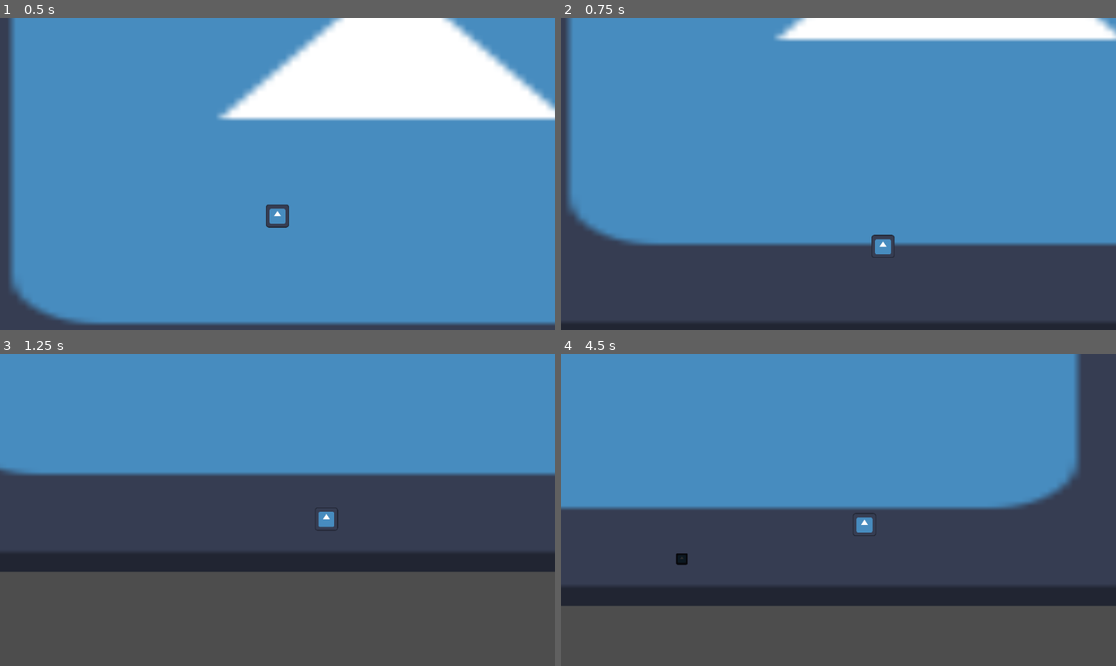
Above: before the commit, frames 1-4 (two rows, left to right).
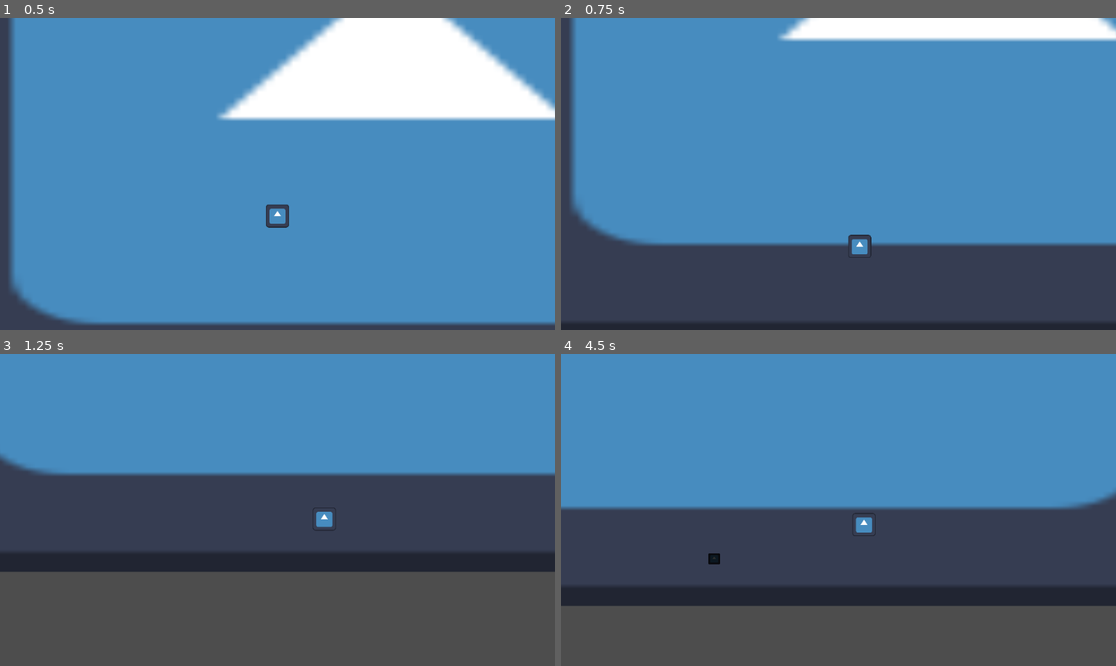
Above: after the commit, the same moments.

Repository: OTalDoPedrinho/-not-mine-story
Game: Godot game, scene res://cenas/cena_01.tscn
Same seed, same stepped clock (60 frames per second), same inputs: the game is played once before the commit and once after it. The engine's default icon, where the game draws it, is replaced by a stand-in: a white triangle on a blue panel in a dark square.
Inputs (mouse positions are in pixels of both pictures, inside the frame that each line leads up to):
- Up to frame 1 (0.5 s): no input
- Up to frame 2 (0.75 s): move the mouse to (960, 158) at 0.52 s; hold D (right) from 0.53 s (still down); tap Shift (dash) at 0.6 s
- Up to frame 3 (1.25 s): keep holding D (right); tap Space (jump) at 0.77 s
- Up to frame 4 (4.5 s): move the mouse to (727, 525) at 1.27 s; click (727, 525) at 1.35 s; tap Space (jump) at 1.52, 3.02, 3.77 s; tap Shift (dash) at 1.55, 2.1, 3.05, 3.6 s; move the mouse to (894, 441) at 2.02 s; release D (right) at 2.03 s; hold A (left) 2.03-2.78 s; move the mouse to (810, 572) at 2.77 s; hold D (right) 2.78-4.28 s; right-click (810, 572) at 2.85 s; move the mouse to (1005, 556) at 3.52 s; move the mouse to (672, 463) at 4.27 s; hold A (left) from 4.28 s (still down); click (672, 463) at 4.35 s

Frame 1 is identical in both runs. In frame 2, 1.7% of the frame differs, in the area x 1-100%, y 0-77%; in frame 3, 0.4%; in frame 4, 4.4%, in the area x 20-100%, y 0-68%.

Commit message:
classes novas
criei as classes shooter

Diff:
--- /dev/null
+++ b/scripts/classes/fly_shooter.gd
@@ -0,0 +1,2 @@
+class_name FlyShooter
+extends Enemy
--- /dev/null
+++ b/scripts/classes/ground_shooter.gd
@@ -0,0 +1 @@
+extends Node
--- a/scripts/global.gd
+++ b/scripts/global.gd
@@ -3,4 +3,5 @@
 @export var grvt = 10
 
 var has_picaxe = false
-var has_dash = true
+var has_dash = false
+var has_pitch = false
Not shown, added: scripts/classes/fly_shooter.gd.uid
Not shown, added: scripts/classes/ground_shooter.gd.uid
